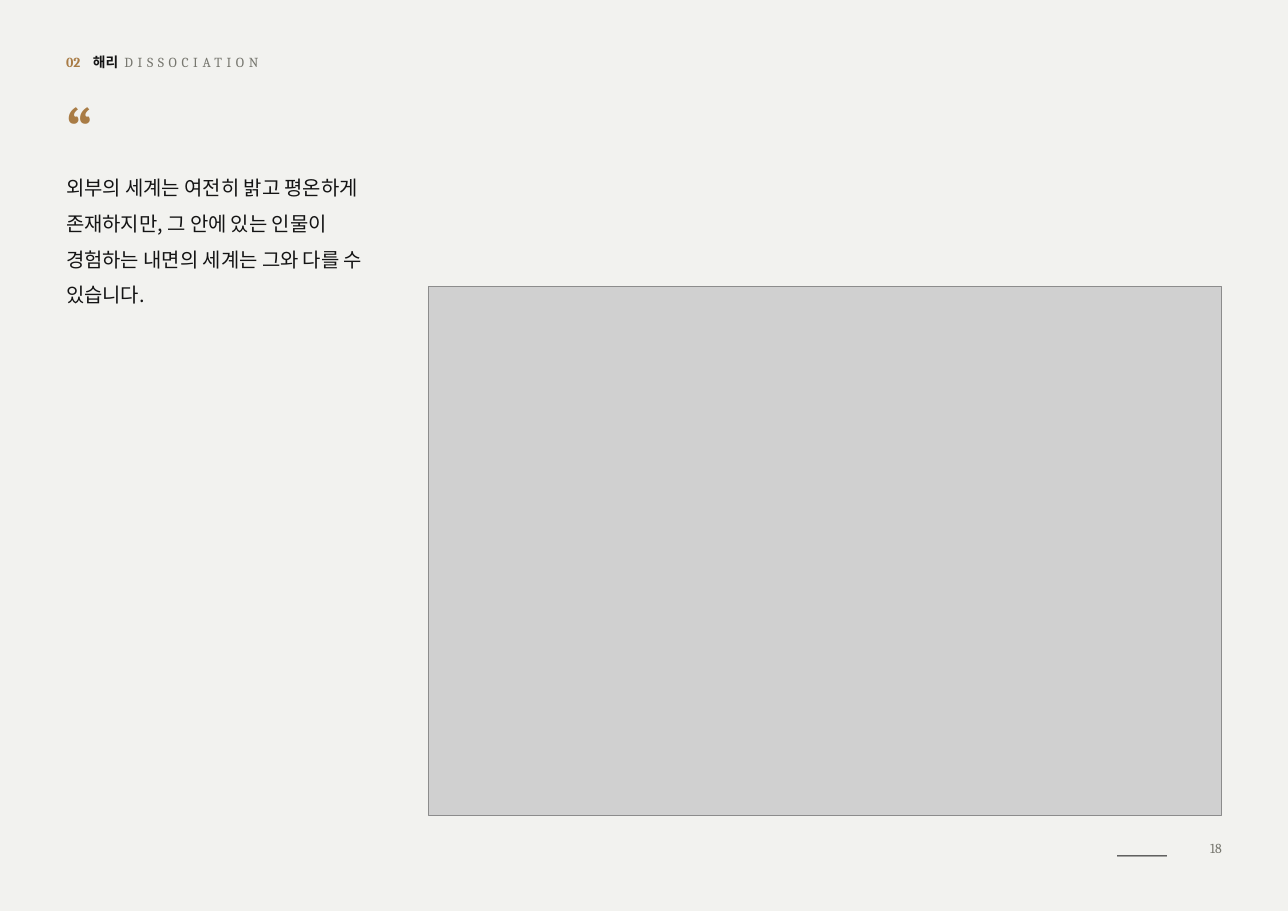
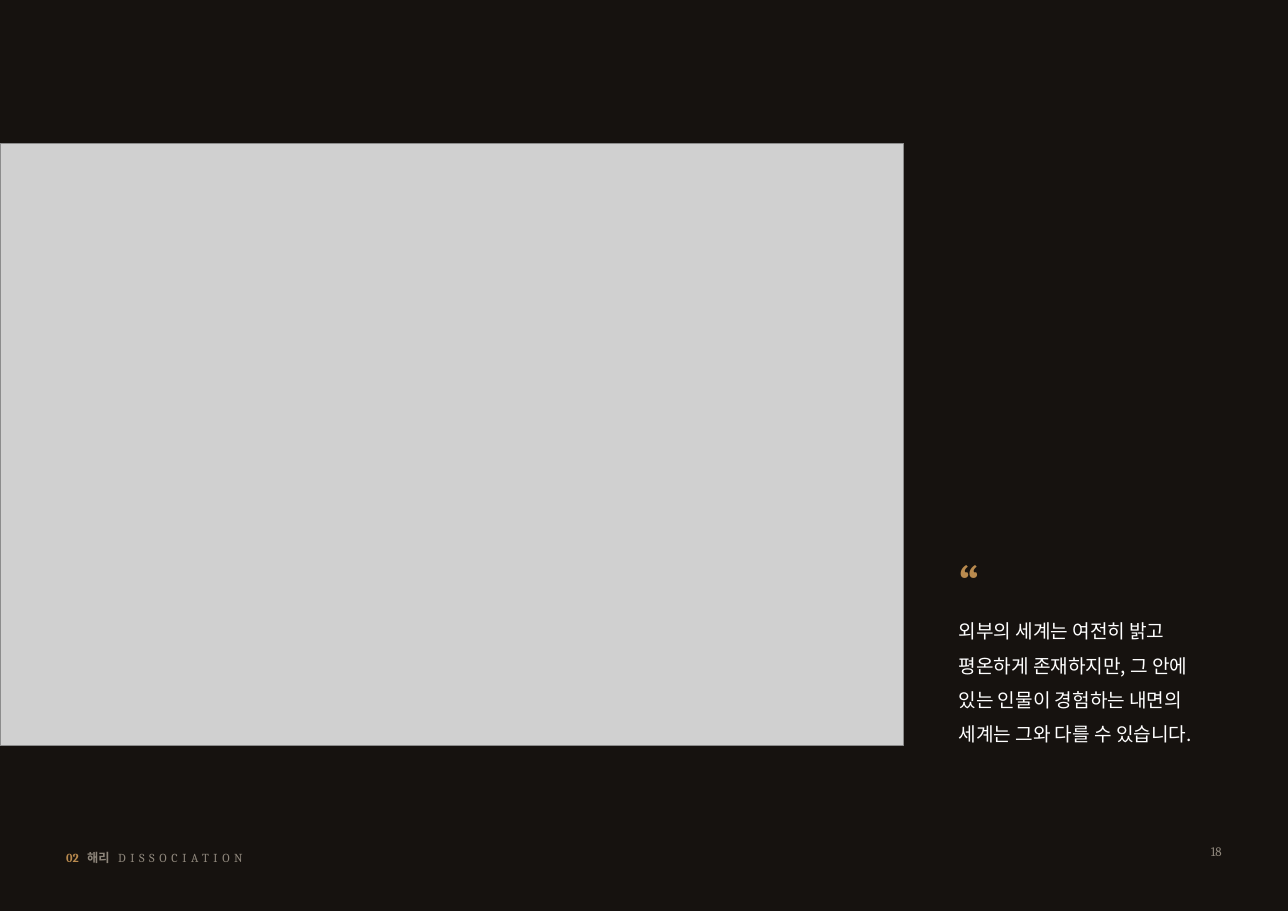
Before and after one commit to huosi012/smartview, a slide deck: slide 18 of portfolio/portfolio_A4_ko.pptx. Drawn at 1288x911 pixels with LibreOffice and Linux fonts; fonts in the diff are those of the drawing; grey boxes stand for pictures. Boxes give left, top, right and bottom in pixels: in the first picture for what was removed or moved away, otherwise in the second. Text is boxed around its words. In the diff, an @@ line names an element or a change of style, - is before the commit and + after.

```diff
--- a/portfolio/portfolio_A4_ko.pptx
+++ b/portfolio/portfolio_A4_ko.pptx
@@ background #F2F2EF to #16120F @@
@@ picture: place and size @@
-picture at [429, 286, 1222, 815]
+picture at [0, 143, 903, 746]
@@ text "“": place and size @@
-text "“" at [66, 178, 362, 304]
+text "“" at [959, 622, 1192, 743]
@@ text "“" at [959, 622, 1192, 743]: size 41.6 to 32.5 pt, text colour #A97C45 to #B98A4E in "“"; size 13 to 12.5 pt, text colour #141414 to #FFFFFF; line spacing 0.7 to 0.62; vertical alignment top to bottom @@
@@ text "02 해리 DISSOCIATION": place and size @@
-text "02 해리 DISSOCIATION" at [66, 55, 118, 68]
+text "02 해리 DISSOCIATION" at [66, 852, 110, 863]
@@ text "02 해리 DISSOCIATION" at [66, 852, 110, 863]: size 9 to 8 pt; text colour #A97C45 to #B98A4E in "02"; text colour #141414 to #8E867B in "해리"; text colour #77776F to #8E867B in "DISSOCIATION" @@
@@ line removed from (1117, 856) to (1167, 856) @@
@@ page number at [1211, 847, 1222, 856]: size 9 to 8.5 pt, text colour #77776F to #8E867B @@
```
Also in this commit, not shown: 15 other slides changed, 4 slides added, 4 slides removed, 1 other file.
